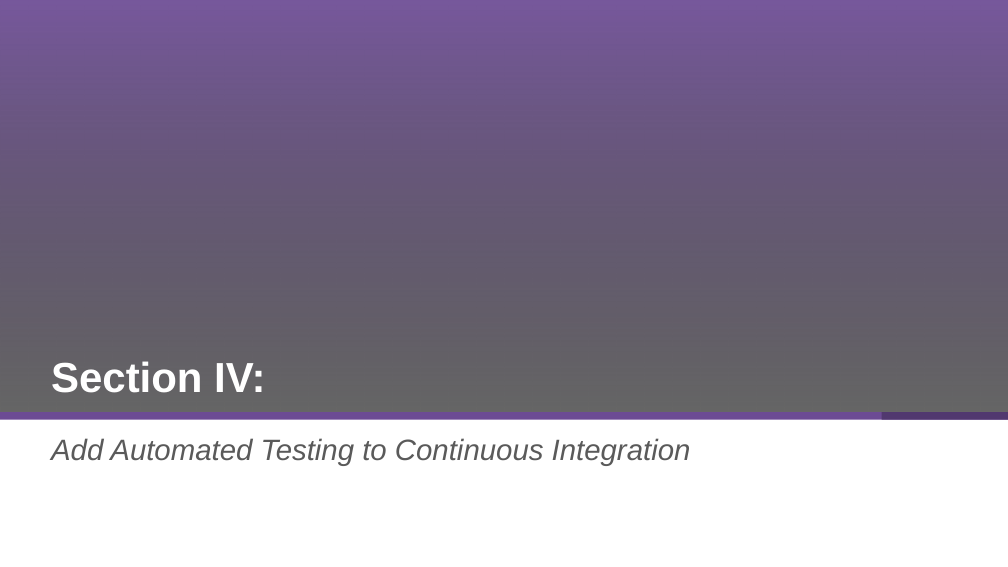
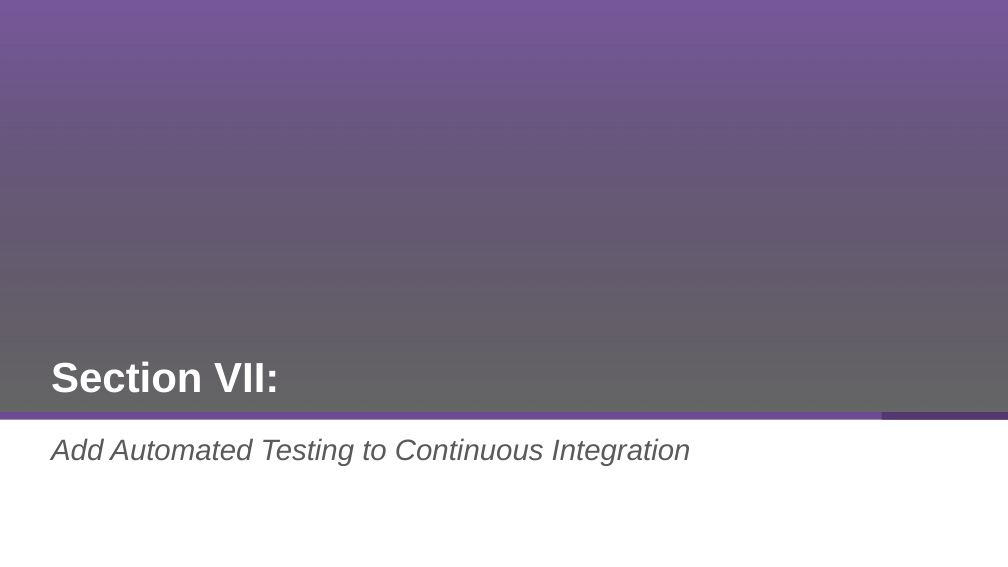
Before and after one commit to McQuitty-Broadcom/Zowe-DevOps-Example, a slide deck: slide 85 of .workshop/DevOps-Workshop.pptx (slide 86 before the commit). Drawn at 1008x567 pixels with LibreOffice and Linux fonts; fonts in the diff are those of the drawing; background and template pictures are left out. Boxes give left, top, right and bottom in pixels: in the first picture for what was removed or moved away, otherwise in the second. Text is boxed around its words. In the diff, an @@ line names an element or a change of style, - is before the commit and + after.

```diff
--- a/.workshop/DevOps-Workshop.pptx
+++ b/.workshop/DevOps-Workshop.pptx
@@ title at <box>51,361,279,393</box>: text changed @@
-Section IV:
+Section VII:
```
Also in this commit, not shown: 6 other slides changed, 1 slide removed.
